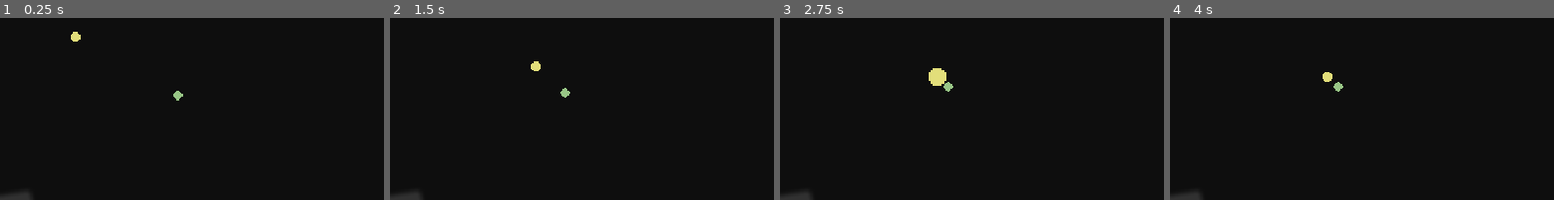
Above: before the commit, frames 1-4 (left to right).
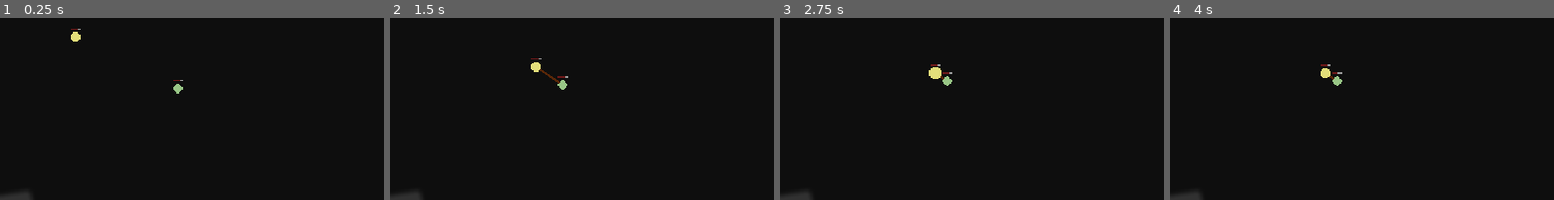
Above: after the commit, the same moments.

Repository: Lunatic-Games/crypt-keeper
Game: Godot game, scene res://crypt/crypt.tscn
Two runs of this game, one before a commit and one after it. Both use one fixed random seed, a clock stepped at 60 frames per second and the inputs below.
Inputs:
- Up to frame 1 (0.25 s): no input
- Up to frame 2 (1.5 s): hold D (move_right) 0.53-1.28 s; hold Space (select) 0.53-1.28 s; hold S (move_down) from 1.28 s (still down); tap Space (select) at 1.35 s
- Up to frame 3 (2.75 s): release S (move_down) at 2.03 s; hold D (move_right) from 2.03 s (still down); hold Space (select) from 2.03 s (still down)
- Up to frame 4 (4 s): release D (move_right) at 2.78 s; release Space (select) at 2.78 s; hold W (move_up) 2.78-3.53 s; tap Space (select) at 2.85 s; hold A (move_left) from 3.53 s (still down); hold Space (select) from 3.53 s (still down)
The pictures show only the part of the screen within x 0-50%, y 0-50%; the shares and areas given below are measured in that part.

The runs differ from the first frame. In frame 1, 0.2% of the frame differs, in the area x 18-48%, y 5-46%; in frame 2, 0.3%; in frame 3, 0.4%, in the area x 38-46%, y 25-41%; in frame 4, 0.3%.

Commit message:
add more polish to combat, basic hp bar

Diff:
--- a/crypt/crypt.tscn
+++ b/crypt/crypt.tscn
@@ -36,7 +36,7 @@
 position = Vector2( 49.7825, 44.9494 )
 
 [node name="Zombie" parent="." instance=ExtResource( 3 )]
-position = Vector2( 144.535, 97.2754 )
+position = Vector2( 144.535, 91.6185 )
 
 [node name="Walls" type="Node2D" parent="."]
 
--- a/unit/base_unit.gd
+++ b/unit/base_unit.gd
@@ -5,17 +5,23 @@
 export (bool) var closes_distance = true
 export (float) var attack_speed = 2
 export (float) var attack_damage = 1
-export (float) var health = 1
+export (float) var max_health = 1
 export (float) var move_speed = 50
 # Other
 var focus
 var _silenced
 
-
+onready var health = max_health
 onready var detection_range = $DetectionRange
 onready var attack_timer = $AttackTimer
 onready var attack_animation = $AttackAnimation
 onready var white_blink = $WhiteBlink
+onready var attack_tween = $AttackTween
+onready var sprite = $Sprite
+onready var health_bar = $HealthBar
+
+
+signal hit_frame
 
 
 func is_focus_detected():
@@ -43,6 +49,27 @@
 		else:
 			return true
 
+func attack_tween_at_focus():
+	if (focus):
+		var direction = global_position.direction_to(focus.global_position)
+		var distance = global_position.distance_to(focus.global_position)
+
+		attack_tween.interpolate_property($Sprite, "position",
+											Vector2(0,0), direction * distance, 0.12,
+											Tween.TRANS_ELASTIC, Tween.EASE_IN)
+		attack_tween.interpolate_property($Sprite, "position",
+											direction * distance, Vector2(0,0), 0.12,
+											Tween.TRANS_EXPO, Tween.EASE_OUT)
+
+		attack_tween.start()
+
+
+func draw_focus_line():
+	if (focus):
+		var target = global_position.direction_to(focus.global_position) * global_position.distance_to(focus.global_position)
+		draw_line(Vector2(0,0), target, Color(0.8, 0.3, 0, 0.4), 1.6)
+	else:
+		pass
 
 func take_damage(damage):
 	var unit = self
@@ -52,9 +79,15 @@
 	if (health <= 0):
 		unit = null
 		die()
+	else:
+		health_bar.update_health(health, max_health)
 
 	return unit
 
 
 func die():
 	call_deferred('free')
+
+
+func hit_signal():
+	emit_signal("hit_frame")
--- a/unit/base_unit.tscn
+++ b/unit/base_unit.tscn
@@ -1,8 +1,9 @@
-[gd_scene load_steps=8 format=2]
+[gd_scene load_steps=11 format=2]
 
 [ext_resource path="res://assets/chaos/zombie.png" type="Texture" id=1]
 [ext_resource path="res://unit/base_unit.gd" type="Script" id=2]
 [ext_resource path="res://shaders/whiten.tres" type="Material" id=3]
+[ext_resource path="res://unit/health_bar.gd" type="Script" id=4]
 
 [sub_resource type="RectangleShape2D" id=1]
 extents = Vector2( 4, 4 )
@@ -12,6 +13,7 @@
 
 [sub_resource type="Animation" id=3]
 resource_name = "normal"
+length = 0.4
 tracks/0/type = "value"
 tracks/0/path = NodePath("Sprite:material:shader_param/amount")
 tracks/0/interp = 1
@@ -19,14 +21,15 @@
 tracks/0/imported = false
 tracks/0/enabled = true
 tracks/0/keys = {
-"times": PoolRealArray( 0, 0.1, 0.2 ),
-"transitions": PoolRealArray( 1, 1, 1 ),
+"times": PoolRealArray( 0, 0.1, 0.2, 0.3, 0.4 ),
+"transitions": PoolRealArray( 1, 1, 1, 1, 1 ),
 "update": 1,
-"values": [ 0.0, 1.0, 0.0 ]
+"values": [ 0.0, 1.0, 0.0, 1.0, 0.0 ]
 }
 
 [sub_resource type="Animation" id=4]
 resource_name = "attack"
+length = 0.3
 tracks/0/type = "value"
 tracks/0/path = NodePath("Sprite:scale")
 tracks/0/interp = 1
@@ -39,6 +42,25 @@
 "update": 0,
 "values": [ Vector2( 1, 1 ), Vector2( 0.8, 0.8 ), Vector2( 1.8, 1.8 ), Vector2( 1, 1 ) ]
 }
+tracks/1/type = "method"
+tracks/1/path = NodePath(".")
+tracks/1/interp = 1
+tracks/1/loop_wrap = true
+tracks/1/imported = false
+tracks/1/enabled = true
+tracks/1/keys = {
+"times": PoolRealArray( 0.2 ),
+"transitions": PoolRealArray( 1 ),
+"values": [ {
+"args": [  ],
+"method": "hit_signal"
+} ]
+}
+
+[sub_resource type="StyleBoxFlat" id=5]
+bg_color = Color( 0.419608, 0.0980392, 0.0980392, 1 )
+
+[sub_resource type="StyleBoxFlat" id=6]
 
 [node name="BaseUnit" type="KinematicBody2D"]
 position = Vector2( 109.531, 183.345 )
@@ -65,4 +87,28 @@
 [node name="AttackAnimation" type="AnimationPlayer" parent="."]
 anims/attack = SubResource( 4 )
 
+[node name="AttackTween" type="Tween" parent="."]
+
+[node name="HealthBar" type="ProgressBar" parent="."]
+anchor_left = 0.5
+anchor_top = 0.5
+anchor_right = 0.5
+anchor_bottom = 0.5
+margin_left = -3.71466
+margin_top = -7.03052
+margin_right = 0.285339
+margin_bottom = 6.96948
+rect_scale = Vector2( 2.05442, 0.078355 )
+custom_styles/fg = SubResource( 5 )
+custom_styles/bg = SubResource( 6 )
+value = 100.0
+rounded = true
+percent_visible = false
+script = ExtResource( 4 )
+__meta__ = {
+"_edit_use_anchors_": false
+}
+
+[node name="HealthTween" type="Tween" parent="HealthBar"]
+
 [connection signal="timeout" from="AttackTimer" to="." method="_on_AttackTimer_timeout"]
--- a/unit/chaos/zombie/zombie.gd
+++ b/unit/chaos/zombie/zombie.gd
@@ -72,8 +72,8 @@
 
 func _on_AttackTimer_timeout():
 	if focus && is_focus_detected() && is_focus_in_range():
-		if ! attack_animation.is_playing():
-			attack_animation.play("attack")
-		yield(attack_animation, "animation_finished")
-		if focus:
+		attack_tween_at_focus()
+		attack_animation.play("attack")
+		yield(self, "hit_frame")
+		if (focus):
 			focus = focus.take_damage(attack_damage)
--- a/unit/chaos/zombie/zombie.tscn
+++ b/unit/chaos/zombie/zombie.tscn
@@ -8,8 +8,12 @@
 ] instance=ExtResource( 1 )]
 script = ExtResource( 2 )
 attack_speed = 1.2
-health = 3.0
+max_health = 5.0
 move_speed = 30.0
 
 [node name="AttackTimer" parent="." index="2"]
 one_shot = false
+
+[node name="HealthBar" parent="." index="7"]
+allow_greater = false
+percent_visible = true
--- /dev/null
+++ b/unit/health_bar.gd
@@ -0,0 +1,14 @@
+extends ProgressBar
+
+onready var health_tween = $HealthTween
+
+func _ready():
+	value = 99
+
+func update_health(current_health, max_health):
+	print("UPDATING HEALTH, is now: ", value)
+	var goal_value = (current_health / max_health) * 100
+	print("GOAL VALUE: ", goal_value)
+	value = goal_value
+	health_tween.interpolate_property(self, "value", value, goal_value, 0.2, Tween.TRANS_LINEAR, Tween.EASE_IN)
+	health_tween.start()
--- a/unit/order/knight/knight.gd
+++ b/unit/order/knight/knight.gd
@@ -1,6 +1,9 @@
 extends "res://unit/order/order_unit.gd"
 
 onready var goal_target = Autovars.player
+
+func _process(_delta):
+	update()
 
 func _physics_process(_delta):
 	# If you already have a focus
@@ -28,9 +31,12 @@
 			else:
 				move_towards_goal()
 
+
+func _draw():
+	draw_focus_line()
+
 # Overwritten per scene
 func handle_focus():
-
 	# If the focus is within the preferred range
 	if focus_in_preferred_range():
 		# Ready an attack
@@ -59,9 +65,9 @@
 
 func _on_AttackTimer_timeout():
 	# if the focus is in range, do damage
-	if focus && is_focus_detected():
-		if ! attack_animation.is_playing():
-			attack_animation.play("attack")
-		yield(attack_animation, "animation_finished")
+	if focus && is_focus_detected()  && is_focus_in_range():
+		attack_tween_at_focus()
+		attack_animation.play("attack")
+		yield(self, "hit_frame")
 		if (focus):
 			focus = focus.take_damage(attack_damage)
--- a/unit/order/knight/knight.tscn
+++ b/unit/order/knight/knight.tscn
@@ -9,10 +9,14 @@
 ] instance=ExtResource( 1 )]
 script = ExtResource( 2 )
 attack_speed = 0.8
-health = 4.0
+max_health = 6.0
 
 [node name="Sprite" parent="." index="1"]
 texture = ExtResource( 3 )
 
 [node name="AttackTimer" parent="." index="2"]
 one_shot = false
+
+[node name="HealthBar" parent="." index="7"]
+allow_greater = false
+percent_visible = true
